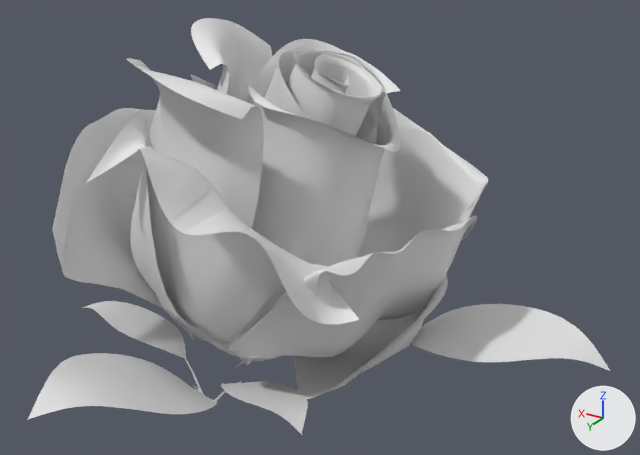
An edit to the OBJ model Model/red_rose3.obj, drawn before and after from the same camera.
Rendered twice from a camera (50 mm lens) standing at (-137.0, 213.2, 107.0) and looking at (-12.6, 6.0, 3.4). Arrows for +X, +Y and +Z are at lower right; the lights stay in place. Where no turn or scale is listed for an object, it has been applied to the vertices.

The first picture shows 'leaf1', 'leaf2', 'rose'.
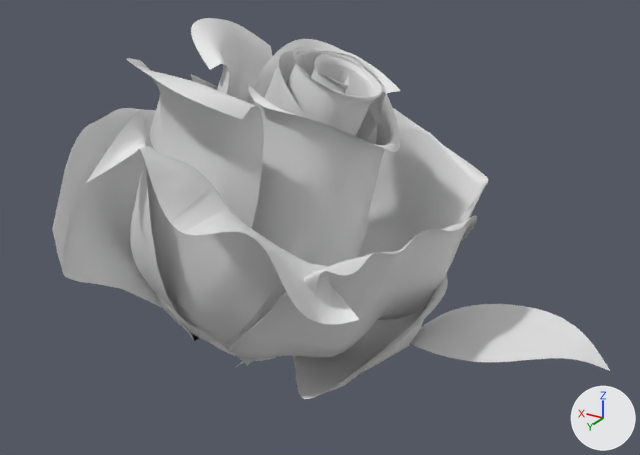
Location of each change, (x1, y1, x2, y2) in pixels of the pictures (640 x 455 px):
'leaf2', deleted
    before: (28, 301, 308, 435)

Diff of the bpy script that builds the scene:
```diff
--- a/Model/red_rose3.obj.py
+++ b/Model/red_rose3.obj.py
@@ ob_leaf2 @@
-ob_leaf2 = bpy.data.objects.new('leaf2', me_leaf2)
-ob_leaf2.location = (0.0, 0.0, 0.0)
```
